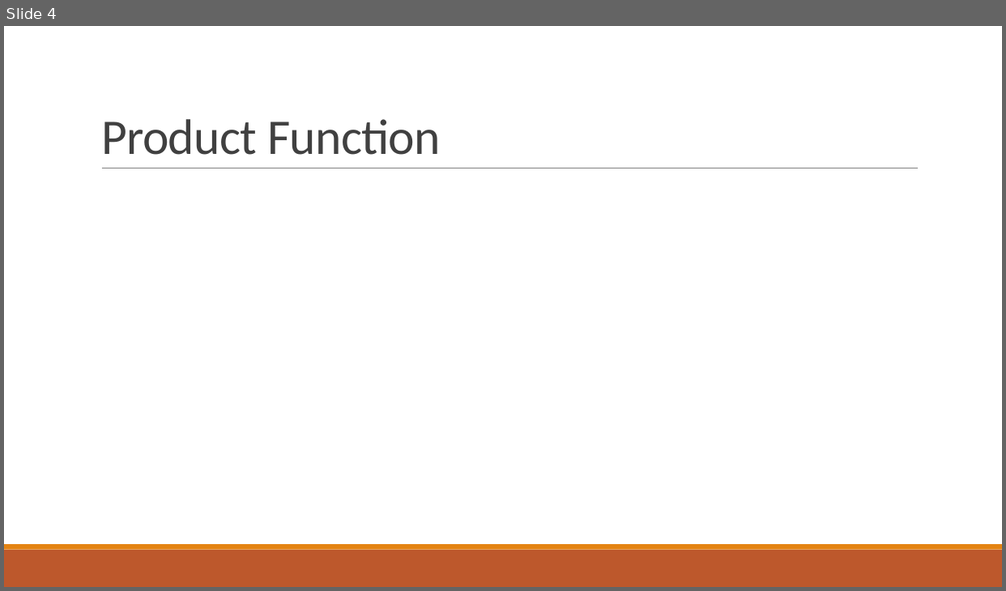
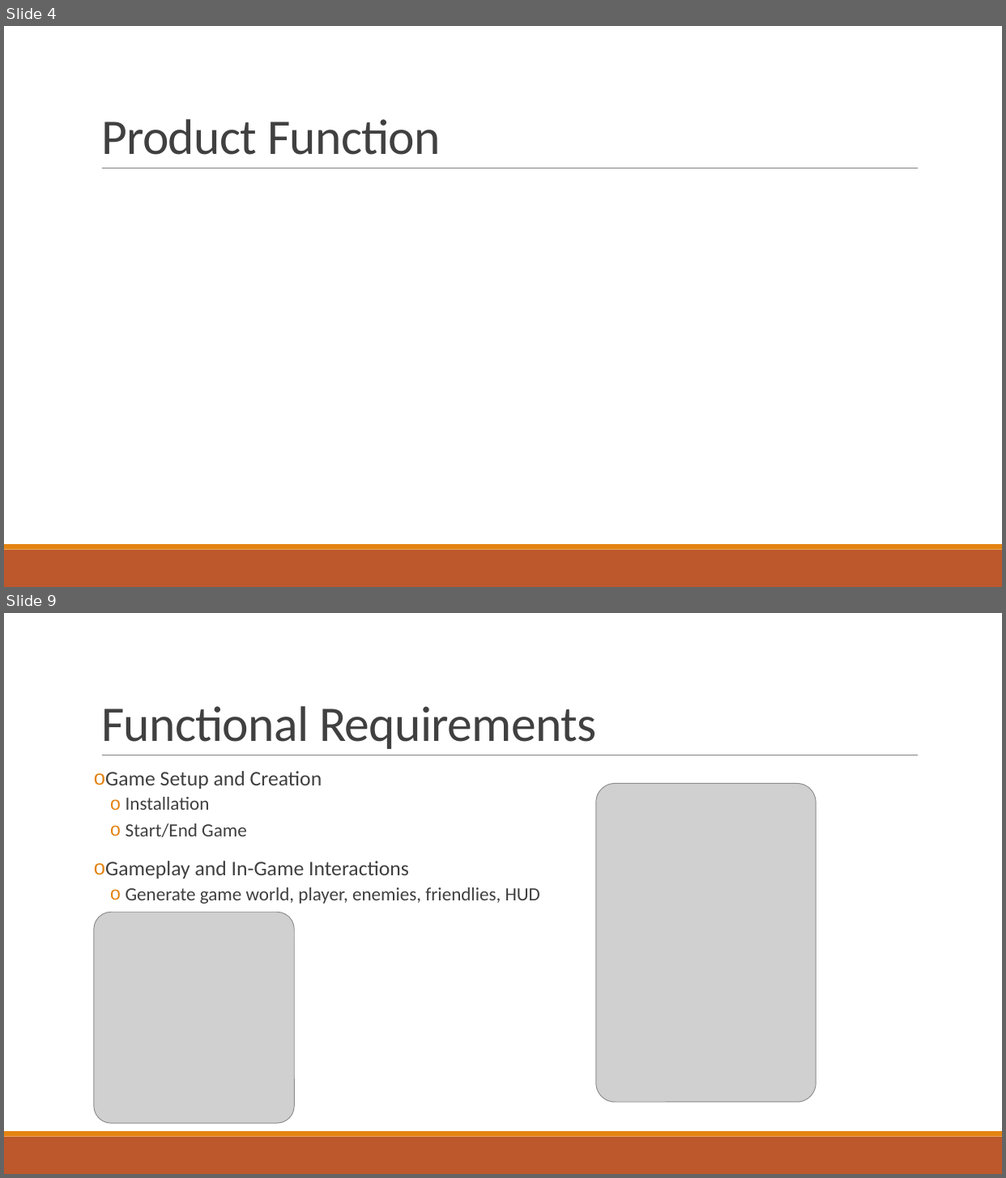
Before and after one commit to jonnynabors/Belly-Of-The-Beast, a slide deck: Documentation/UnityGameRequirementsPPT.pptx. Shown one above the other, each under a label of ours: slide 4 before the commit, slides 4 and 9 after it; the slides between them are not shown. The pictures are 1006x591 and 1006x1178 pixels, drawn with LibreOffice and Linux fonts; fonts in the diff are those of the drawing; grey boxes stand for pictures. Boxes give left, top, right and bottom in pixels: in the first picture for what was removed or moved away, otherwise in the second. Text is boxed around its words. In the diff, an @@ line names an element or a change of style, - is before the commit and + after.

Commit message:
Added pictures and some text

```diff
--- a/Documentation/UnityGameRequirementsPPT.pptx
+++ b/Documentation/UnityGameRequirementsPPT.pptx
@@ slide 9 added at (4,613,1002,1174), background #FFFFFF; not listed: 3 template elements that a slide beside it also shows @@
@@ title added at (101,706,596,749), 48 pt, text #404040 @@
+Functional Requirements
@@ text added at (105,771,540,904), 18 pt, text #404040 @@
+o Game Setup and Creation
+  o Installation
+  o Start/End Game
+o Gameplay and In-Game Interactions
+  o Generate game world, player, enemies, friendlies, HUD
@@ picture added at (596,784,816,1102) @@
@@ picture added at (94,913,295,1123) @@
```
Also in this commit, not shown: 3 slides changed, 5 other slides added, 5 slides removed.
